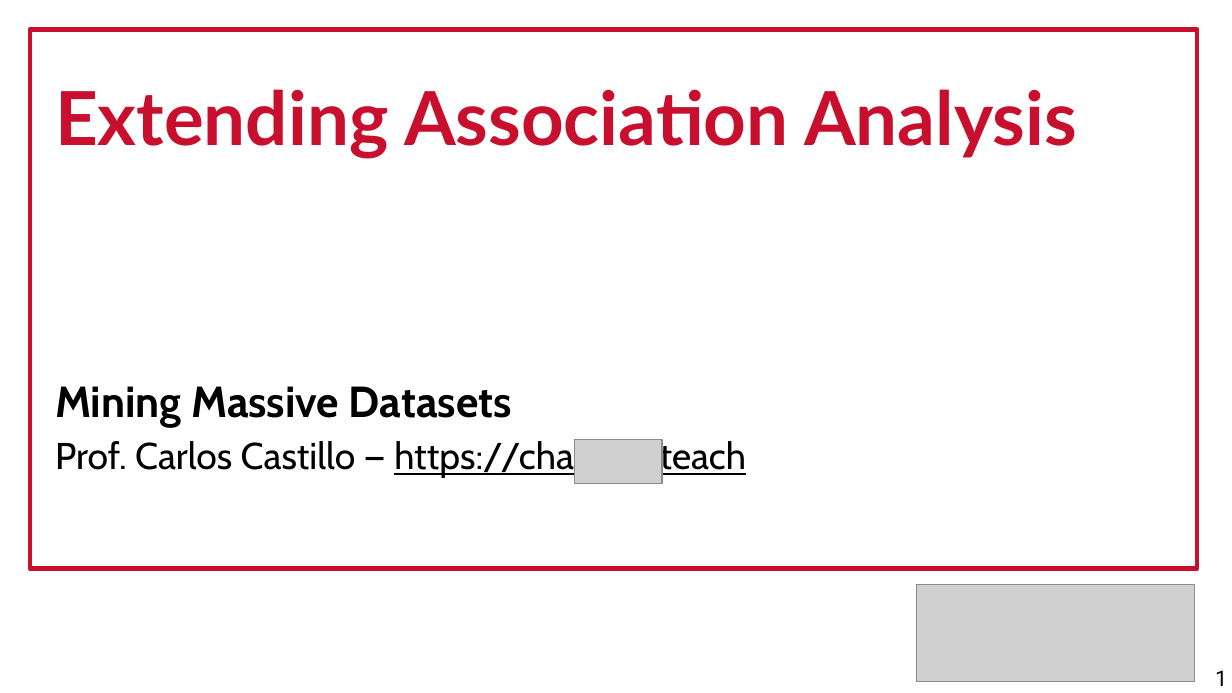
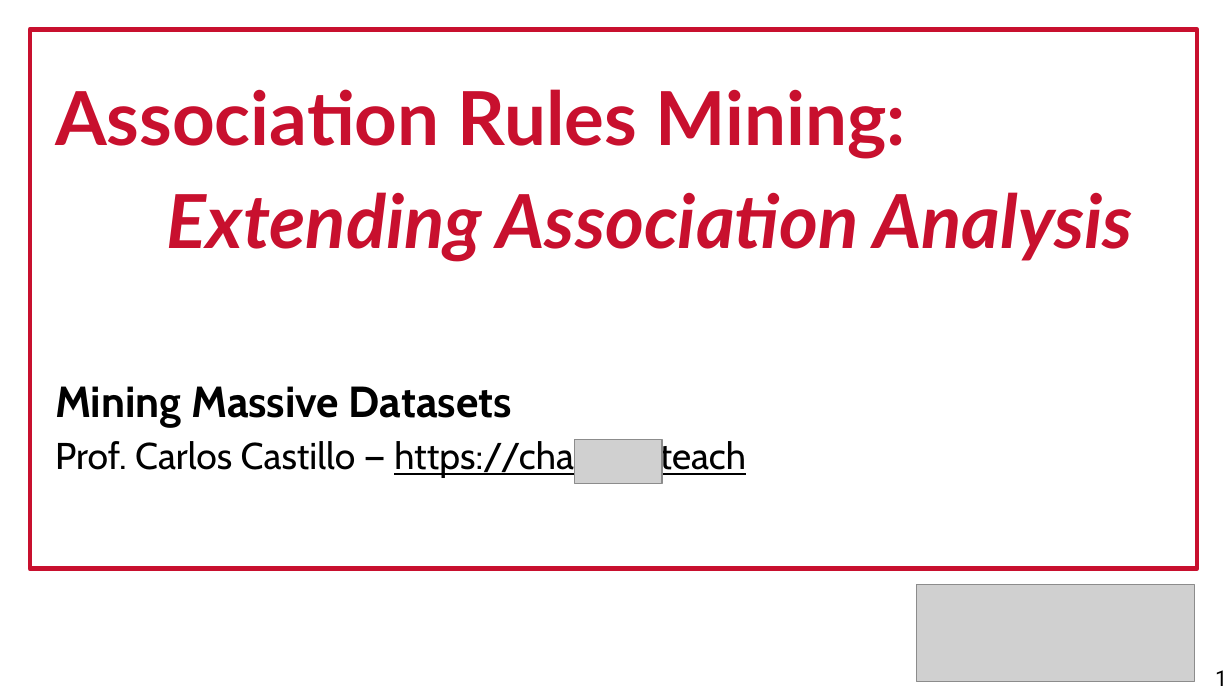
Before and after one commit to marco-calautti/data-mining-course, a slide deck: slide 1 of theory/odp/tt15_extending_association_analysis.odp. Drawn at 1232x693 pixels with LibreOffice and Linux fonts; fonts in the diff are those of the drawing; grey boxes stand for pictures. Boxes give left, top, right and bottom in pixels: in the first picture for what was removed or moved away, otherwise in the second. Text is boxed around its words. In the diff, an @@ line names an element or a change of style, - is before the commit and + after.

```diff
--- a/theory/odp/tt15_extending_association_analysis.odp
+++ b/theory/odp/tt15_extending_association_analysis.odp
@@ text at (x1=55, y1=89, x2=905, y2=159): paragraph added @@
+Association Rules Mining:
@@ text at (x1=167, y1=192, x2=1133, y2=262): italic on in "Extending Association Analysis" @@
```
Also in this commit, not shown: 8 other slides changed, 3 other files.
